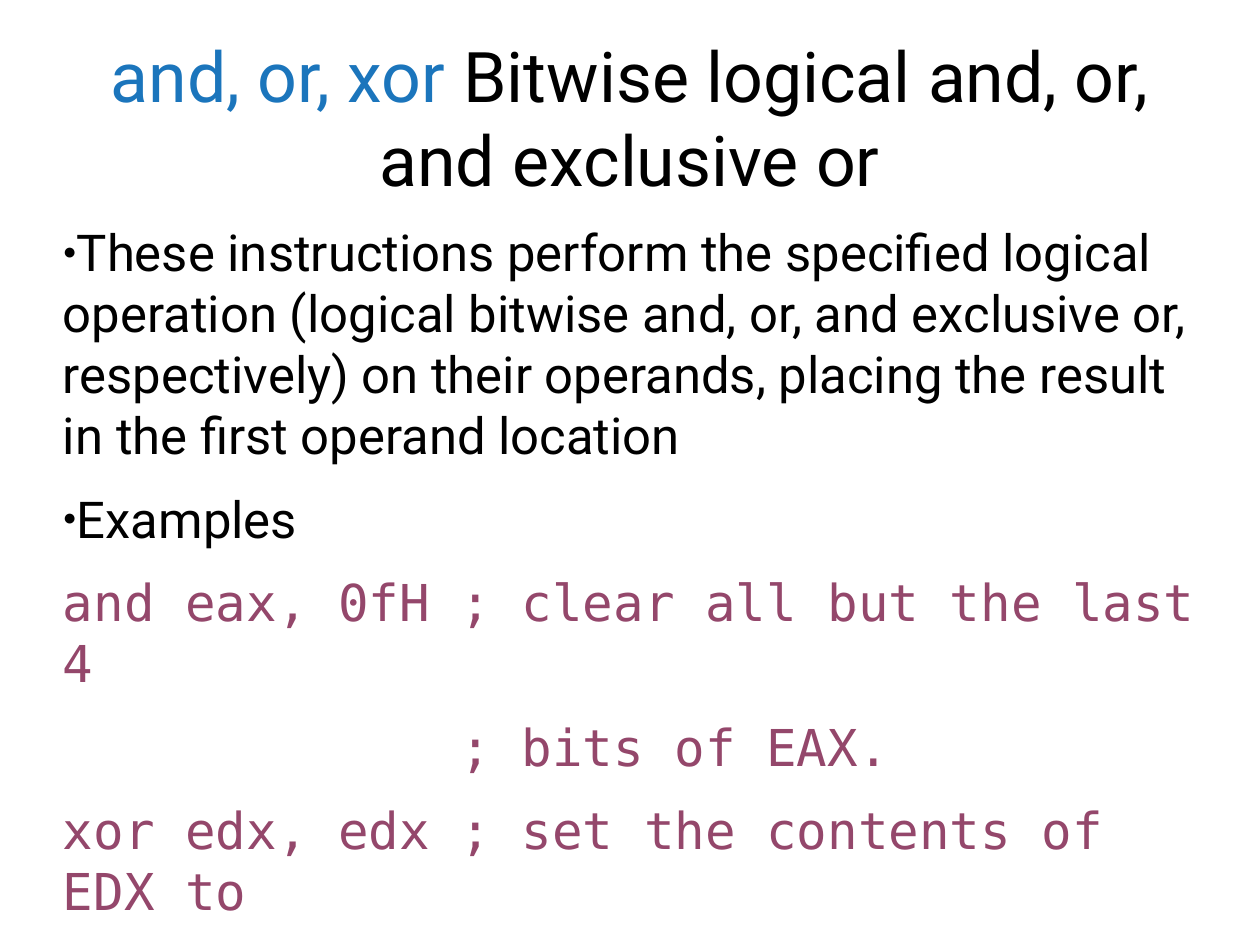
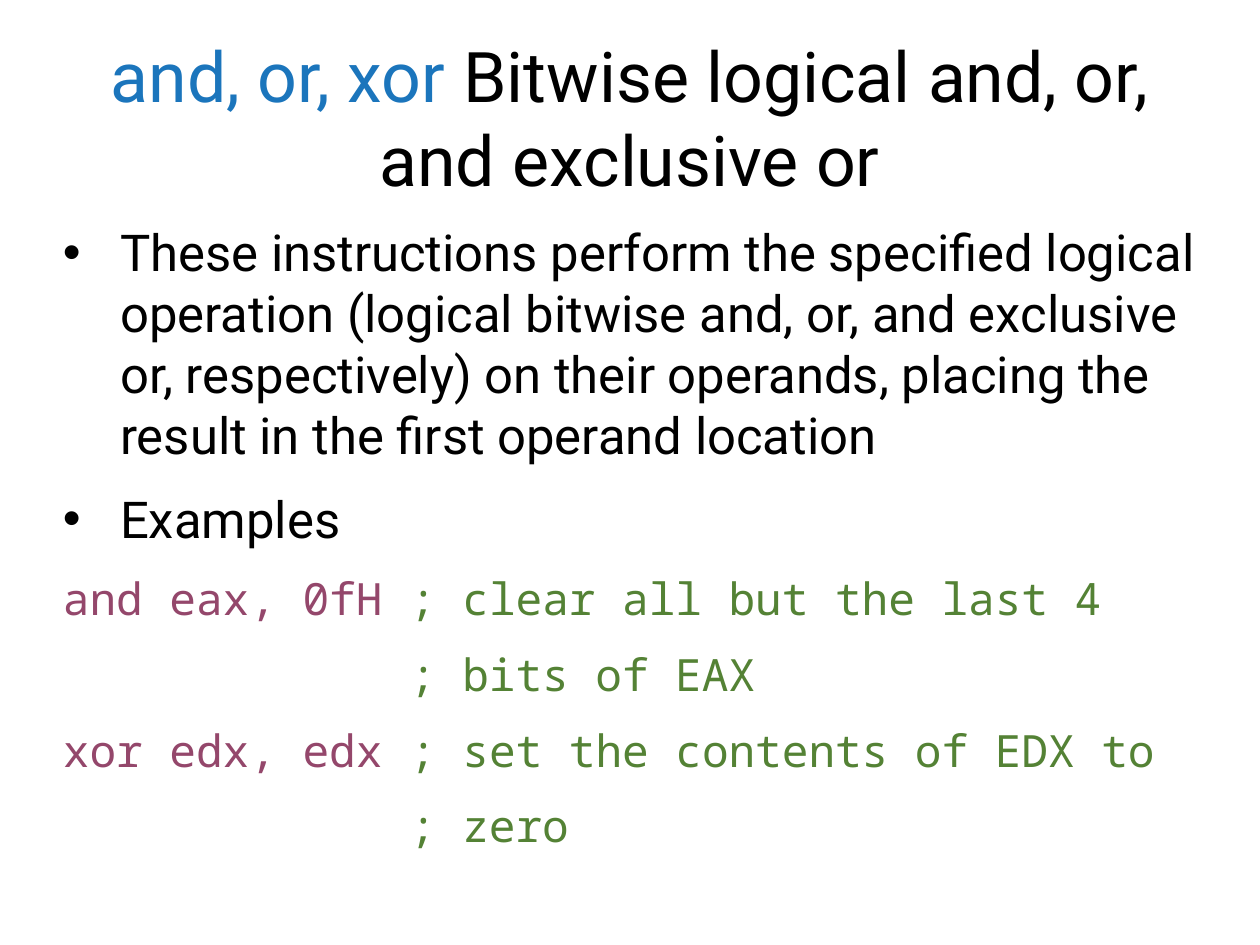
Before and after one commit to antonburtsev/cs5460, a slide deck: slide 28 of lectures/lecture03-x86-asm/lecture03-x86-asm.pptx. Drawn at 1260x945 pixels with LibreOffice and Linux fonts; fonts in the diff are those of the drawing. Boxes give left, top, right and bottom in pixels: in the first picture for what was removed or moved away, otherwise in the second. Text is boxed around its words. In the diff, an @@ line names an element or a change of style, - is before the commit and + after.

```diff
--- a/lectures/lecture03-x86-asm/lecture03-x86-asm.pptx
+++ b/lectures/lecture03-x86-asm/lecture03-x86-asm.pptx
@@ text at [63,232,1195,774]: size 32 to 28 pt, font DejaVu Sans Mono to Noto Sans Mono in "and eax, 0fH ; clear all but ...", "xor edx, edx ; set the contents ..."; text colour #94476B to #548235 in "; clear all but the last 4", "; set the contents of EDX to"; bullet ● to • @@
@@ text at [462,657,755,692]: text changed; size 32 to 28 pt; font DejaVu Sans Mono to Noto Sans Mono; text colour #94476B to #548235 @@
-; bits of EAX.
+; bits of EAX
@@ text at [462,817,569,843]: text changed; size 32 to 28 pt; font DejaVu Sans Mono to Noto Sans Mono; text colour #94476B to #548235 @@
-; zero.
+; zero
```
Also in this commit, not shown: 24 other slides changed, 6 slides added, 2 other files.
